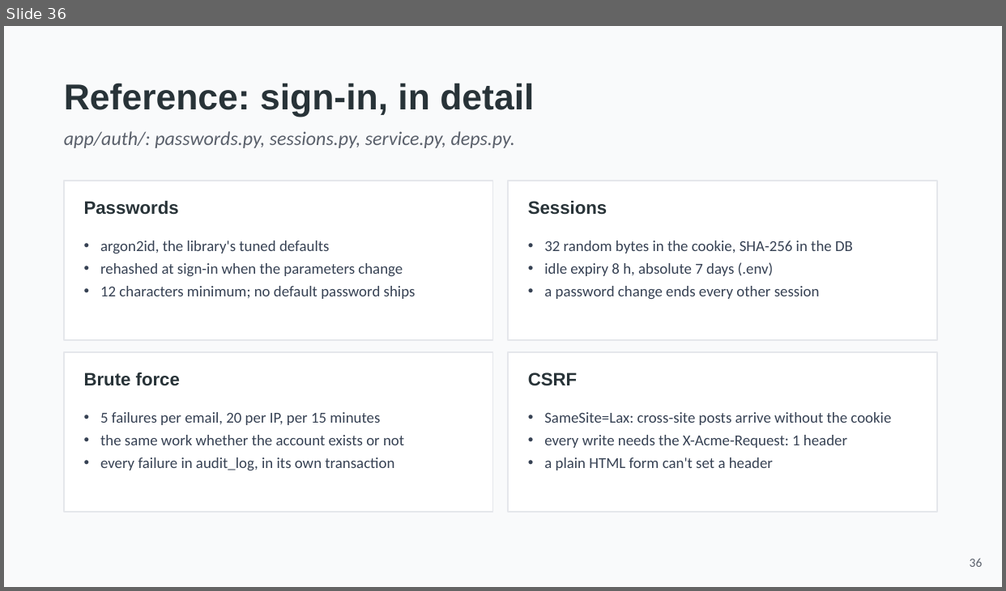
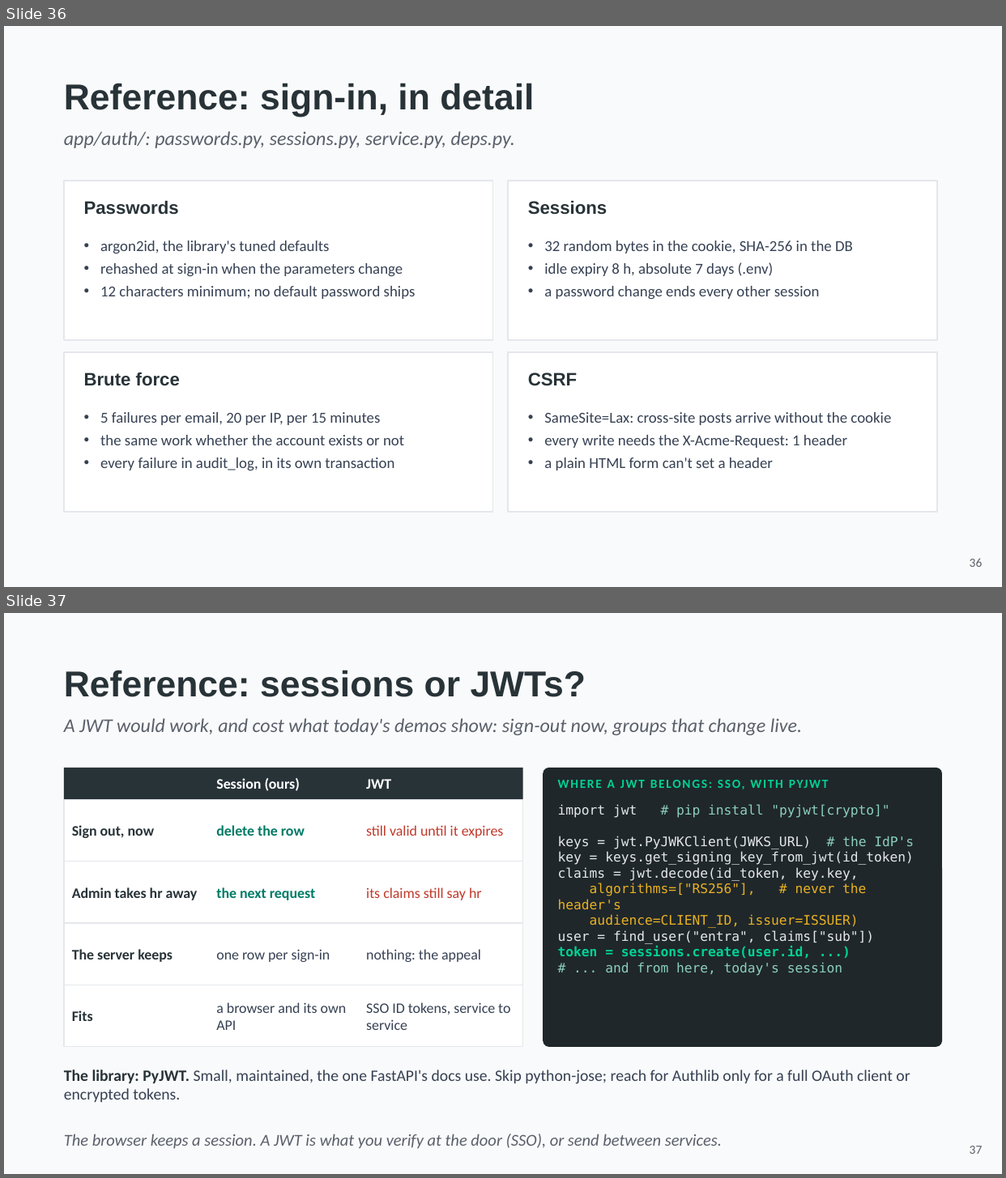
Before and after one commit to hasankanaan26/acme-desk, a slide deck: slides/part2-platform.pptx. Shown one above the other, each under a label of ours: slide 36 before the commit, slides 36 and 37 after it. The pictures are 1006x591 and 1006x1178 pixels, drawn with LibreOffice and Linux fonts; fonts in the diff are those of the drawing. Boxes give left, top, right and bottom in pixels: in the first picture for what was removed or moved away, otherwise in the second. Text is boxed around its words. In the diff, an @@ line names an element or a change of style, - is before the commit and + after.

```diff
--- a/slides/part2-platform.pptx
+++ b/slides/part2-platform.pptx
@@ slide 37 added at (4, 613, 1002, 1174), background #F9FAFB @@
@@ text added at (64, 670, 586, 697), 26 pt, text #283338, bold @@
+Reference: sessions or JWTs?
@@ text added at (64, 718, 802, 735), 14 pt, text #5A606B, italic @@
+A JWT would work, and cost what today's demos show: sign-out now, groups that change live.
@@ rectangle added at (64, 768, 523, 799), fill #283338 @@
@@ text added at (216, 778, 300, 791), 10.5 pt, text #FFFFFF, bold @@
+Session (ours)
@@ text added at (366, 779, 391, 789), 10.5 pt, text #FFFFFF, bold @@
+JWT
@@ rounded rectangle added at (543, 768, 942, 1047), fill #1F272B @@
@@ text added at (607, 780, 615, 788), 9 pt, text #01D294, bold @@
+WHERE A JWT BELONGS: SSO, WITH PYJWT
@@ rectangle added at (64, 799, 523, 862), fill #FFFFFF, outline #E5E7EB 0.75 pt @@
@@ text added at (558, 804, 914, 976), 9.5 pt, text #E5E7EB @@
+import jwt # pip install "pyjwt[crypto]"
+keys = jwt.PyJWKClient(JWKS_URL) # the IdP's
+key = keys.get_signing_key_from_jwt(id_token)
+claims = jwt.decode(id_token, key.key,
+algorithms=["RS256"], # never the header's
+audience=CLIENT_ID, issuer=ISSUER)
+user = find_user("entra", claims["sub"])
+token = sessions.create(user.id, ...)
+# ... and from here, today's session
@@ text added at (72, 825, 155, 838), 10.5 pt, text #283338, bold @@
+Sign out, now
@@ text added at (216, 825, 305, 836), 10.5 pt, text #007B66, bold @@
+delete the row
@@ text added at (366, 825, 504, 838), 10.5 pt, text #C0392B @@
+still valid until it expires
@@ rectangle added at (64, 862, 523, 923), fill #FFFFFF, outline #E5E7EB 0.75 pt @@
@@ text added at (72, 888, 198, 901), 10.5 pt, text #283338, bold @@
+Admin takes hr away
@@ text added at (216, 888, 315, 901), 10.5 pt, text #007B66, bold @@
+the next request
@@ text added at (366, 888, 482, 901), 10.5 pt, text #C0392B @@
+its claims still say hr
@@ rectangle added at (64, 923, 523, 986), fill #FFFFFF, outline #E5E7EB 0.75 pt @@
@@ text added at (72, 949, 172, 962), 10.5 pt, text #283338, bold @@
+The server keeps
@@ text added at (216, 949, 330, 962), 10.5 pt, text #364153 @@
+one row per sign-in
@@ text added at (366, 949, 481, 962), 10.5 pt, text #364153 @@
+nothing: the appeal
@@ rectangle added at (64, 986, 523, 1047), fill #FFFFFF, outline #E5E7EB 0.75 pt @@
@@ text added at (72, 1011, 93, 1021), 10.5 pt, text #283338, bold @@
+Fits
@@ text added at (216, 1003, 347, 1030), 10.5 pt, text #364153 @@
+a browser and its own API
@@ text added at (366, 1003, 510, 1030), 10.5 pt, text #364153 @@
+SSO ID tokens, service to service
@@ text added at (64, 1070, 910, 1102), 11.5 pt, text #364153 @@
+The library: PyJWT. Small, maintained, the one FastAPI's docs use. Skip python-jose; reach for Authlib only for a full OAuth client or encrypted tokens.
@@ text added at (64, 1134, 722, 1149), 12 pt, text #5A606B, italic @@
+The browser keeps a session. A JWT is what you verify at the door (SSO), or send between services.
@@ text added at (970, 1146, 982, 1154), 9 pt, text #5A606B @@
+37
```
Also in this commit, not shown: 5 slides changed, 2 other files.
